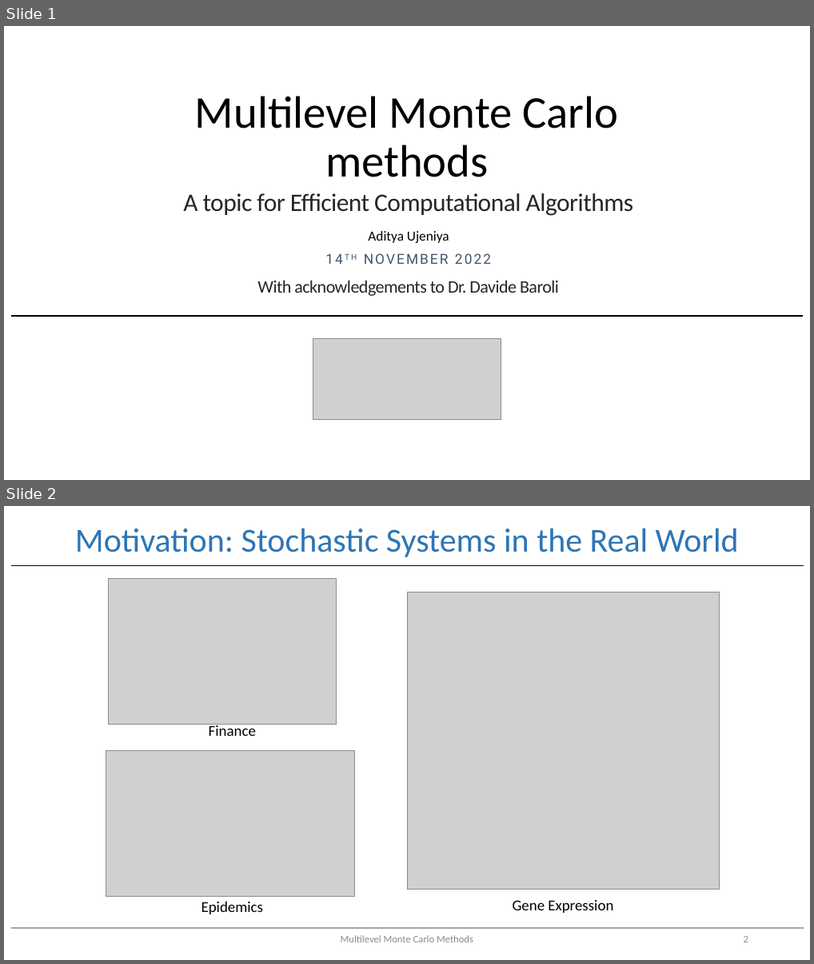
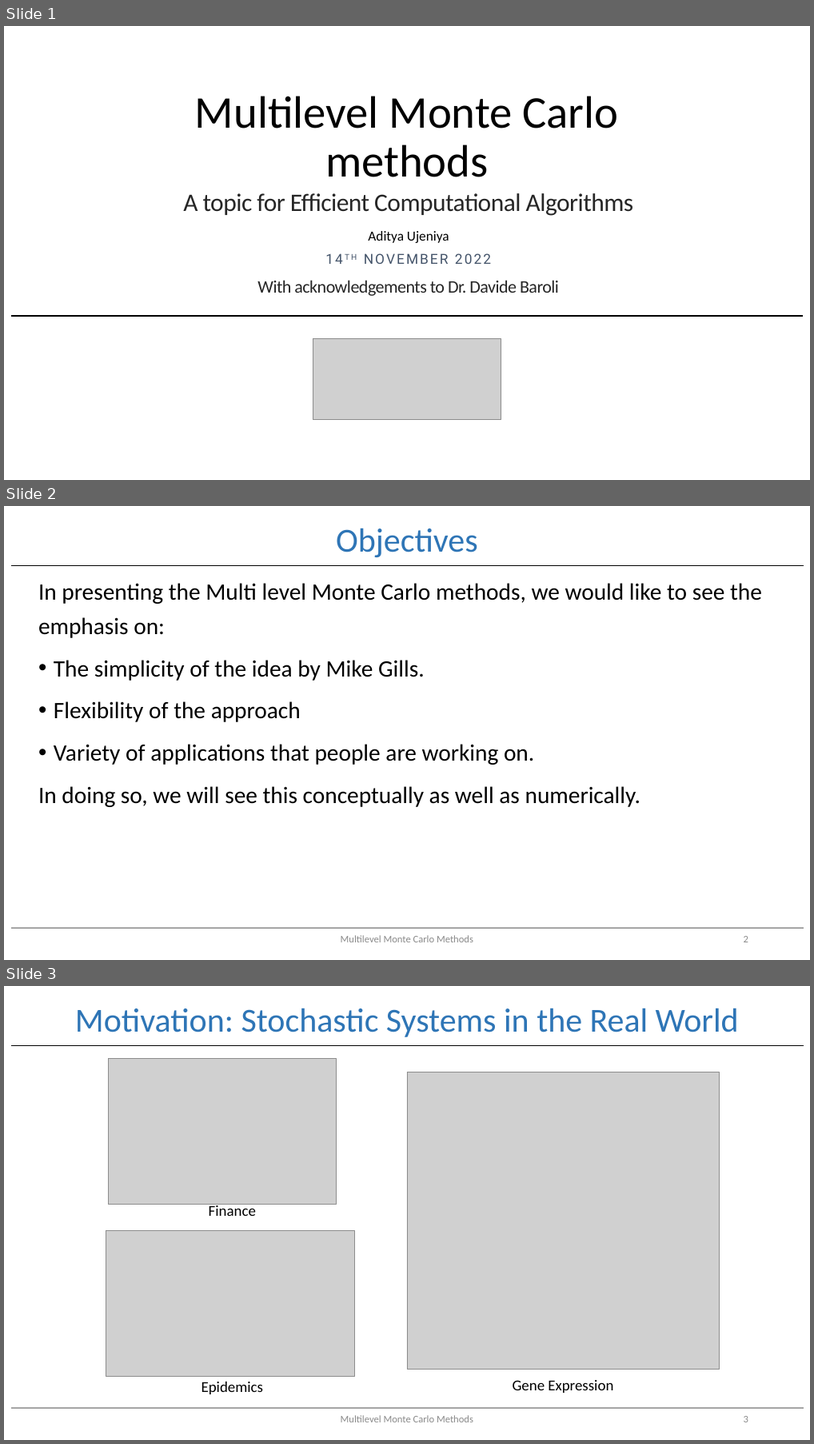
Before and after one commit to EfficientComputationalAlgorithms/MultilevelMontecarlo, a slide deck: Multi-level Monte Carlo.pptx. Shown one above the other, each under a label of ours: slides 1 and 2 before the commit, slides 1, 2 and 3 after it. The pictures are 814x964 and 814x1444 pixels, drawn with LibreOffice and Linux fonts; fonts in the diff are those of the drawing; grey boxes stand for pictures. Boxes give left, top, right and bottom in pixels: in the first picture for what was removed or moved away, otherwise in the second. Text is boxed around its words. In the diff, an @@ line names an element or a change of style, - is before the commit and + after.

```diff
--- a/Multi-level Monte Carlo.pptx
+++ b/Multi-level Monte Carlo.pptx
@@ slide 2 added at <box>4,506,810,960</box>, background #FFFFFF @@
@@ title added at <box>336,528,478,557</box>, 40 pt, text #2E75B6 @@
+Objectives
@@ line added from (11, 566) to (804, 566), #000000 1.5 pt @@
@@ text added at <box>38,583,762,807</box>, 28 pt, text #000000 @@
+In presenting the Multi level Monte Carlo methods, we would like to see the emphasis on:
+• The simplicity of the idea by Mike Gills.
+• Flexibility of the approach
+• Variety of applications that people are working on.
+In doing so, we will see this conceptually as well as numerically.
@@ line added from (11, 928) to (804, 928), #A5A5A5 1.5 pt @@
@@ text added at <box>341,935,474,942</box>, 12 pt, text #8C8C8C @@
+Multilevel Monte Carlo Methods
@@ page number added at <box>744,936,749,942</box>, 12 pt, text #8C8C8C @@
+2
@@ what was slide 2 is now slide 3 @@
```
Also in this commit, not shown: 2 other slides added.
